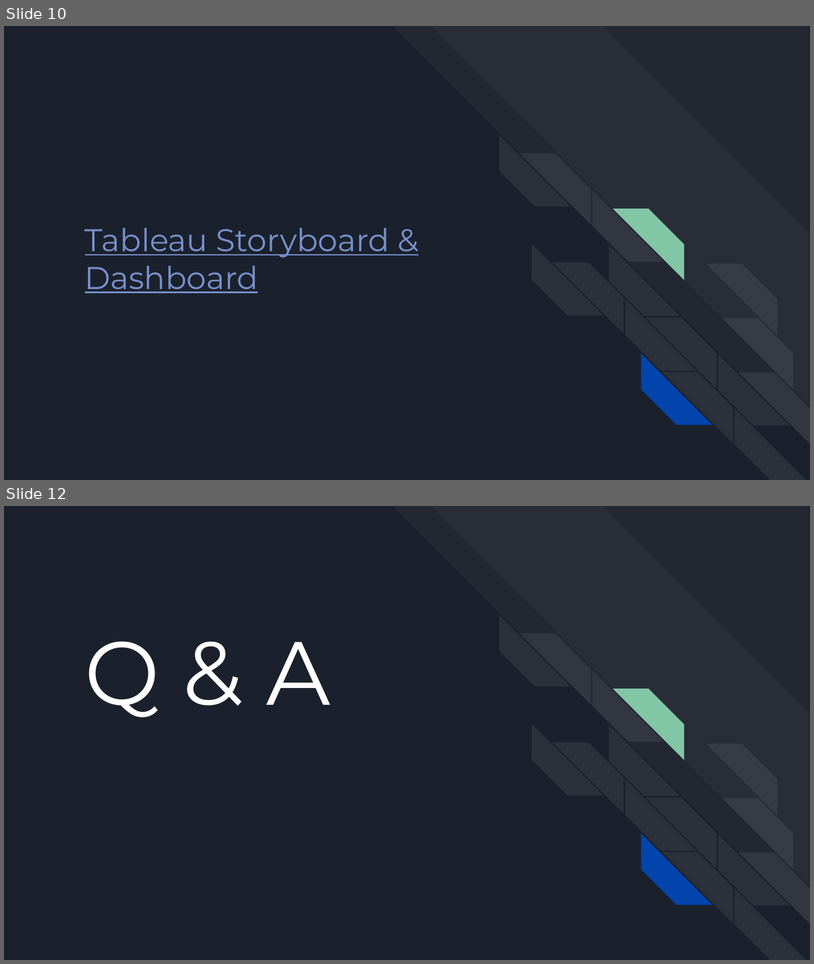
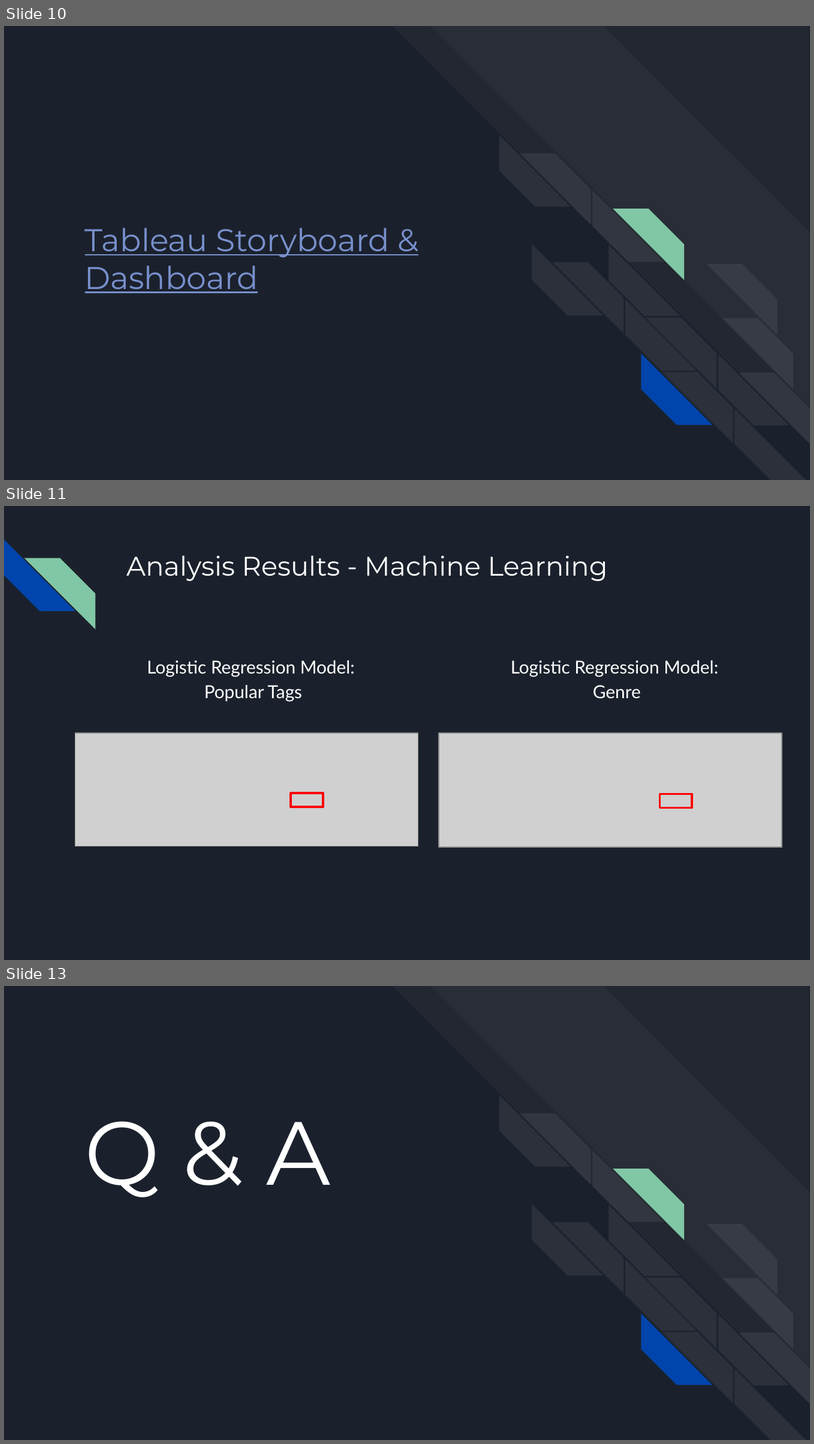
Before and after one commit to zubair97431/UpAndComingVideoGames, a slide deck: presentation/Up and Coming Video Games - Live Presentation.pptx. Shown one above the other, each under a label of ours: slides 10 and 12 before the commit, slides 10, 11 and 13 after it; the slides between them are not shown. The pictures are 814x964 and 814x1444 pixels, drawn with LibreOffice and Linux fonts; fonts in the diff are those of the drawing; grey boxes stand for pictures. Boxes give left, top, right and bottom in pixels: in the first picture for what was removed or moved away, otherwise in the second. Text is boxed around its words. In the diff, an @@ line names an element or a change of style, - is before the commit and + after.

```diff
--- a/presentation/Up and Coming Video Games - Live Presentation.pptx
+++ b/presentation/Up and Coming Video Games - Live Presentation.pptx
@@ slide 11 added at [4,506,810,960], background #1B212C @@
@@ diag stripe added at [4,540,75,611], fill #0145AC @@
@@ diag stripe added at [24,558,95,628], fill #82C7A5 @@
@@ title added at [126,555,608,581], 24 pt, text #FFFFFF @@
+Analysis Results - Machine Learning
@@ text added at [147,660,355,702], 16 pt, text #FFFFFF @@
+Logistic Regression Model:
+Popular Tags
@@ text added at [511,660,719,699], 16 pt, text #FFFFFF @@
+Logistic Regression Model:
+Genre
@@ picture added at [75,733,419,846] @@
@@ picture added at [440,733,783,846] @@
@@ rectangle added at [291,793,323,807], outline #FF0000 2 pt @@
@@ rectangle added at [660,794,693,808], outline #FF0000 2 pt @@
@@ what was slide 12 is now slide 13 @@
```
Also in this commit, not shown: 3 slides changed, 13 other files.
